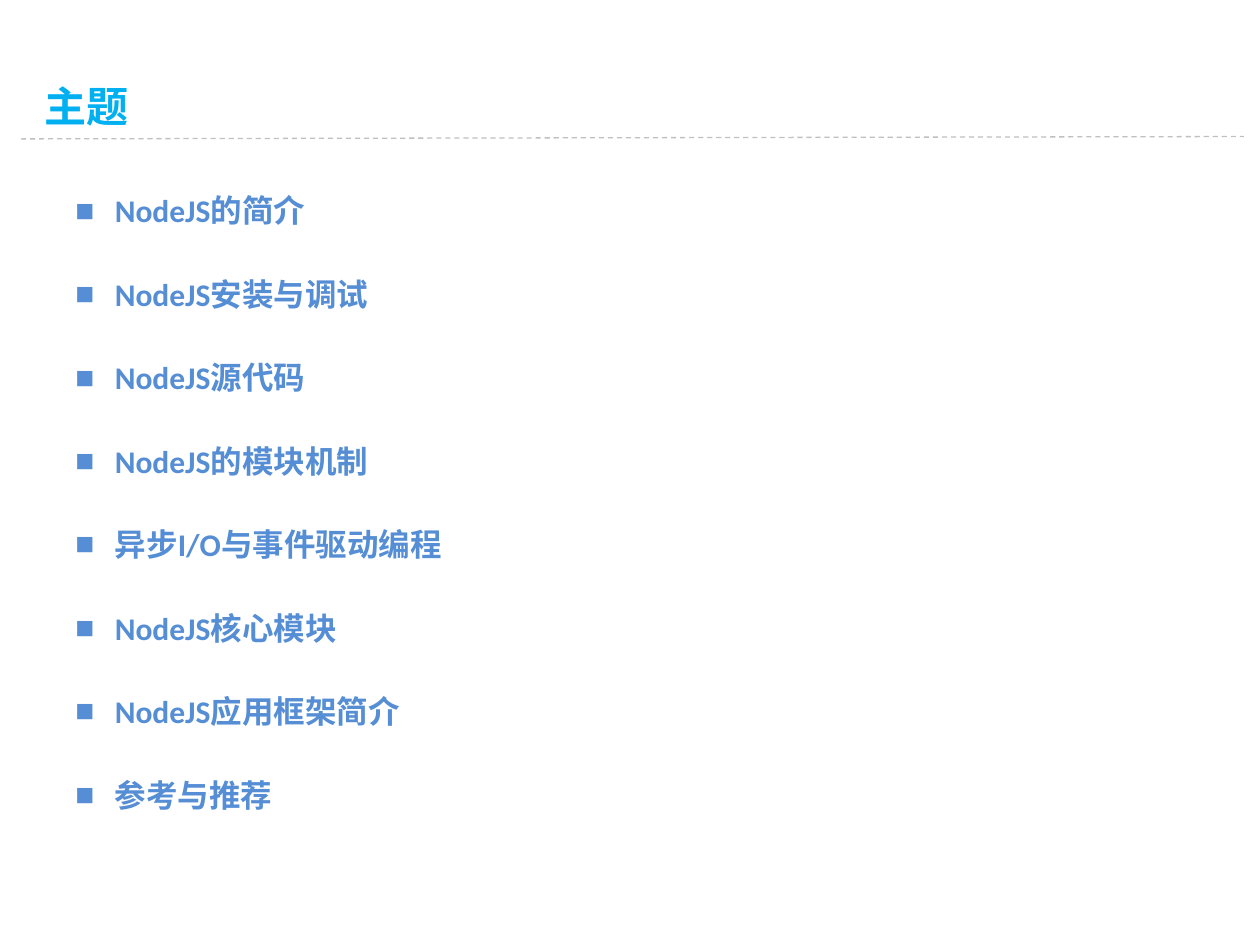
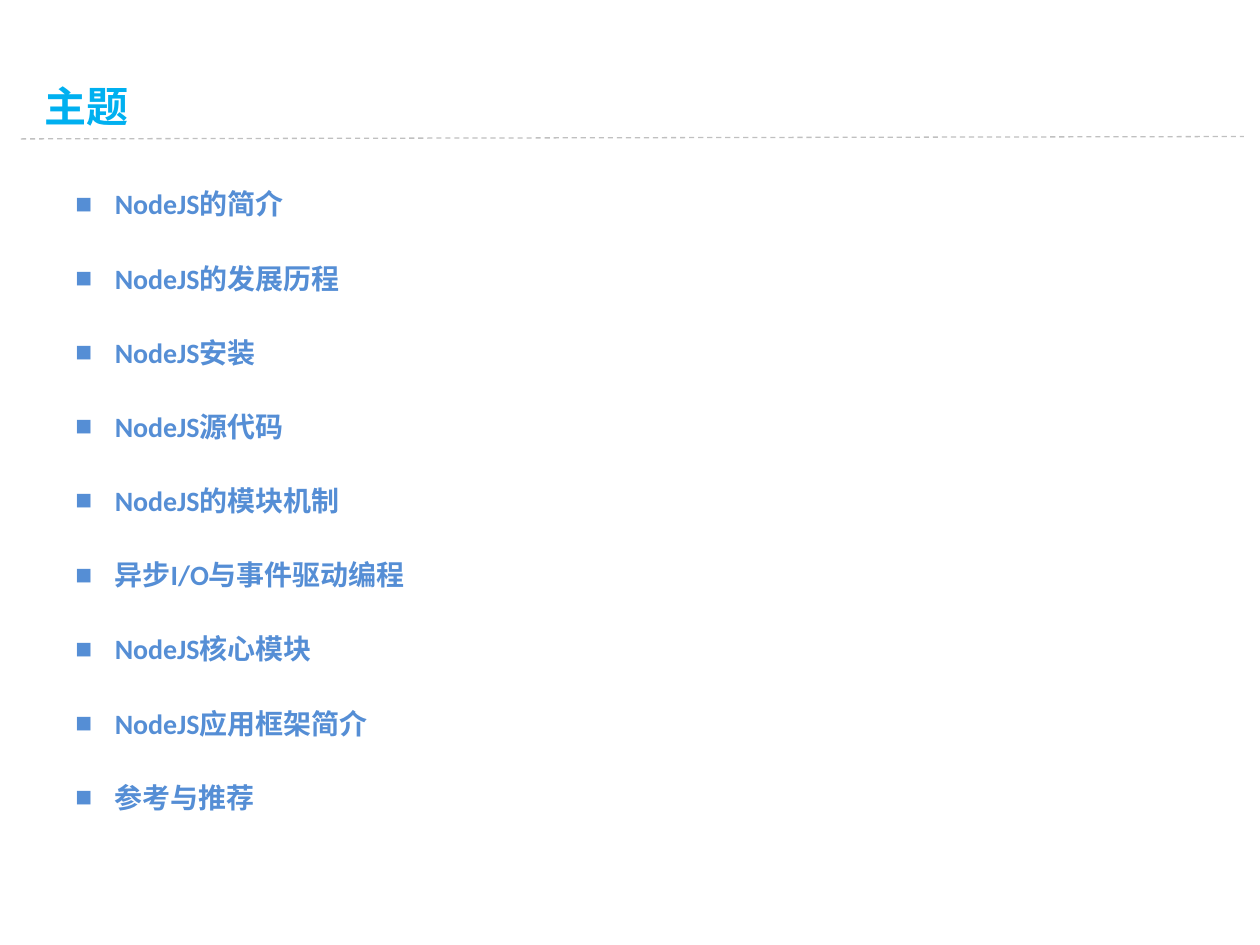
Before and after one commit to vaik/Documents, a slide deck: slide 2 of 我的分享/NodeJS基础概念理解.ppt. Drawn at 1260x945 pixels with LibreOffice and Linux fonts; fonts in the diff are those of the drawing; background and template pictures are left out. Boxes give left, top, right and bottom in pixels: in the first picture for what was removed or moved away, otherwise in the second. Text is boxed around its words. In the diff, an @@ line names an element or a change of style, - is before the commit and + after.

```diff
--- a/我的分享/NodeJS基础概念理解.ppt
+++ b/我的分享/NodeJS基础概念理解.ppt
@@ text at bbox=[115, 191, 405, 811]: size 18 to 16 pt in "NodeJS的简介", "NodeJS源代码", "NodeJS的模块机制", "异步I/O与事件驱动编程" and 3 more places @@
@@ text at bbox=[115, 265, 339, 366]: text changed; size 18 to 16 pt @@
-■ NodeJS安装与调试
+■ NodeJS的发展历程
+■ NodeJS安装
```
Also in this commit, not shown: 9 other slides changed, 1 slide added, 1 slide removed.
